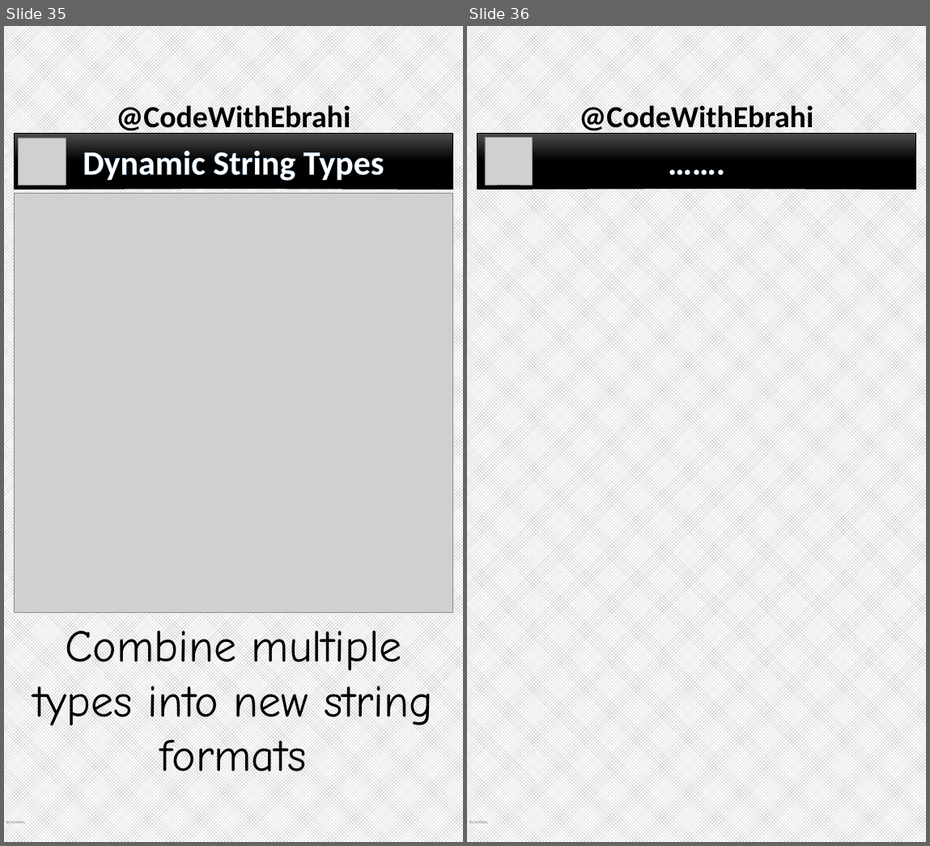
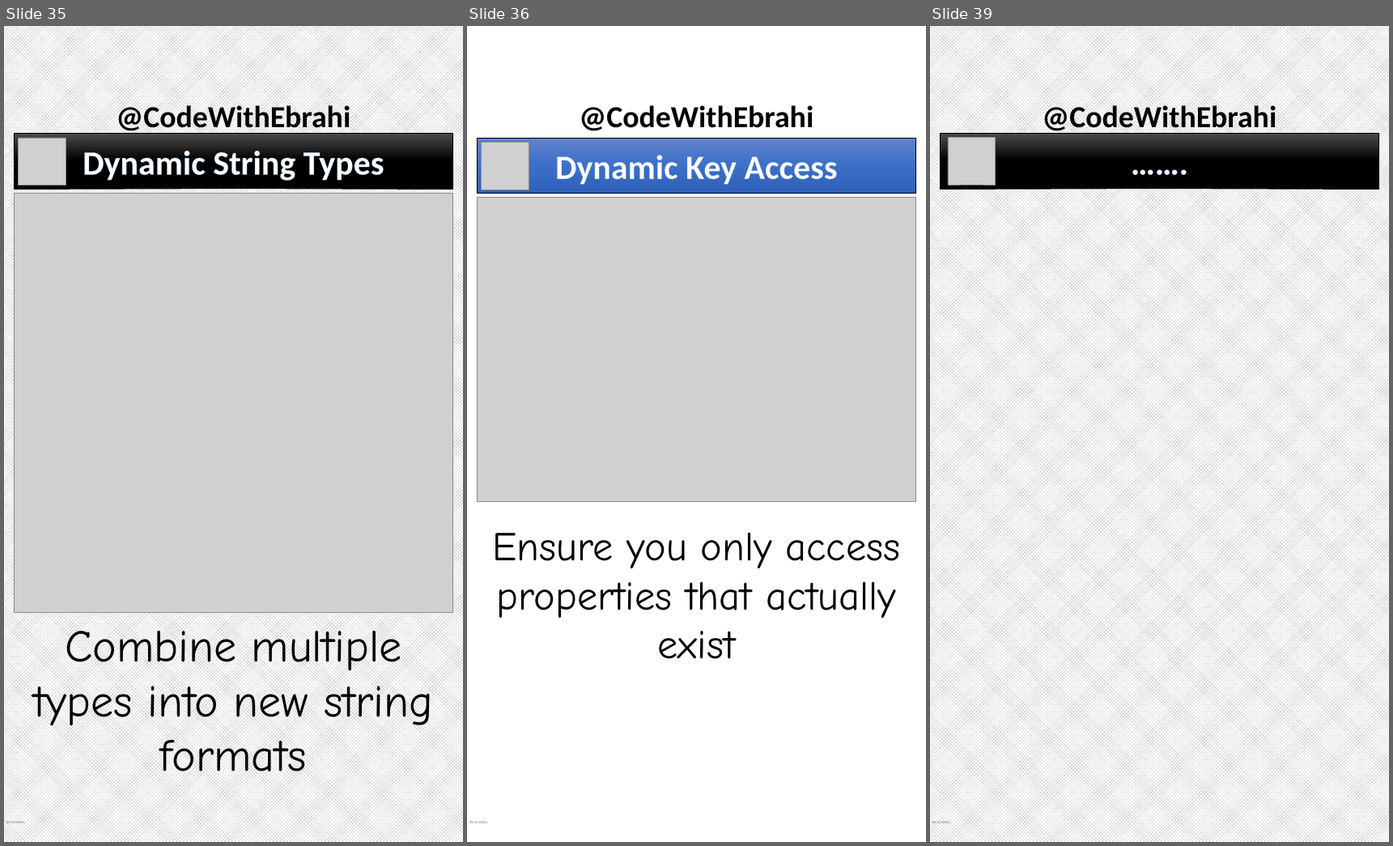
Before and after one commit to ebrahimsalehi1/python_codes, a slide deck: assets/shorts.pptx. Shown side by side, each under a label of ours: slides 35 and 36 before the commit, slides 35, 36 and 39 after it; the slides between them are not shown. The pictures are 930x846 and 1393x846 pixels, drawn with LibreOffice and Linux fonts; fonts in the diff are those of the drawing; grey boxes stand for pictures; background and template pictures are left out. Boxes give left, top, right and bottom in pixels: in the first picture for what was removed or moved away, otherwise in the second. Text is boxed around its words. In the diff, an @@ line names an element or a change of style, - is before the commit and + after.

```diff
--- a/assets/shorts.pptx
+++ b/assets/shorts.pptx
@@ slide 36 added at box(467, 26, 926, 842), background picture (left out); not listed: 2 template elements that a slide beside it also shows @@
@@ rectangle added at box(477, 138, 916, 193), fill gradient #6183CB to #3E70CA to #3062BB, outline #000000 1 pt, 60 pt, text #FFFFFF, bold @@
+Dynamic Key Access
@@ picture added at box(482, 142, 529, 190) @@
@@ picture added at box(478, 198, 917, 502) @@
@@ text added at box(493, 532, 901, 659), 72 pt, text #000000 @@
+Ensure you only access properties that actually exist
@@ what was slide 36 is now slide 39 @@
```
Also in this commit, not shown: 2 other slides added, 22 other files.
